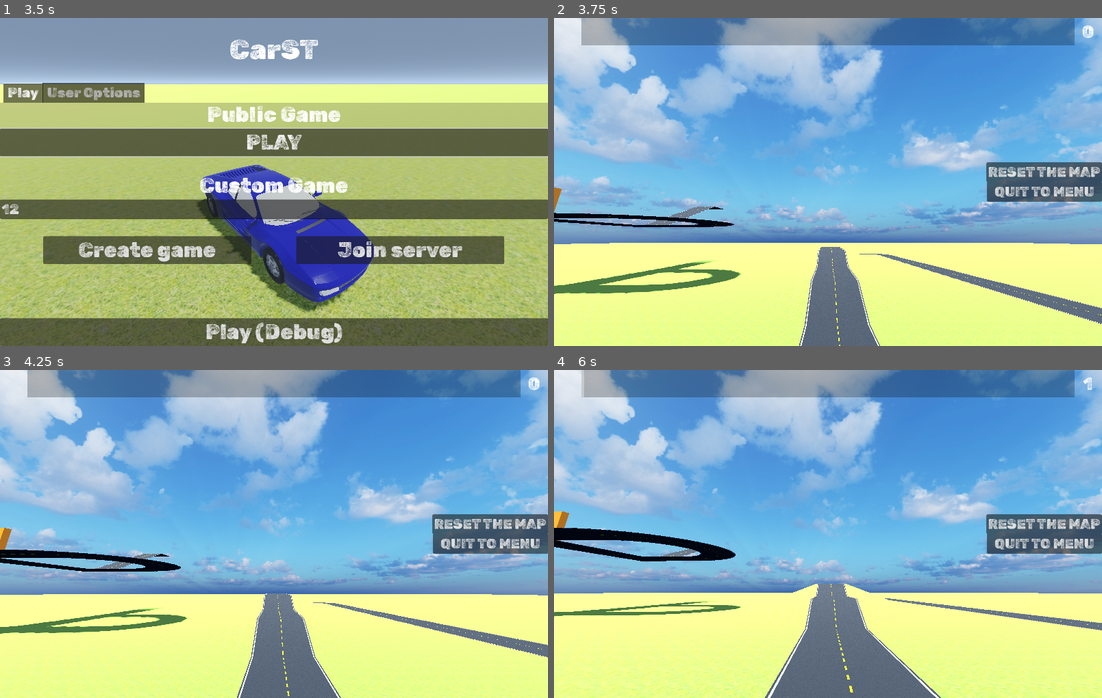
Above: before the commit, frames 1-4 (two rows, left to right).
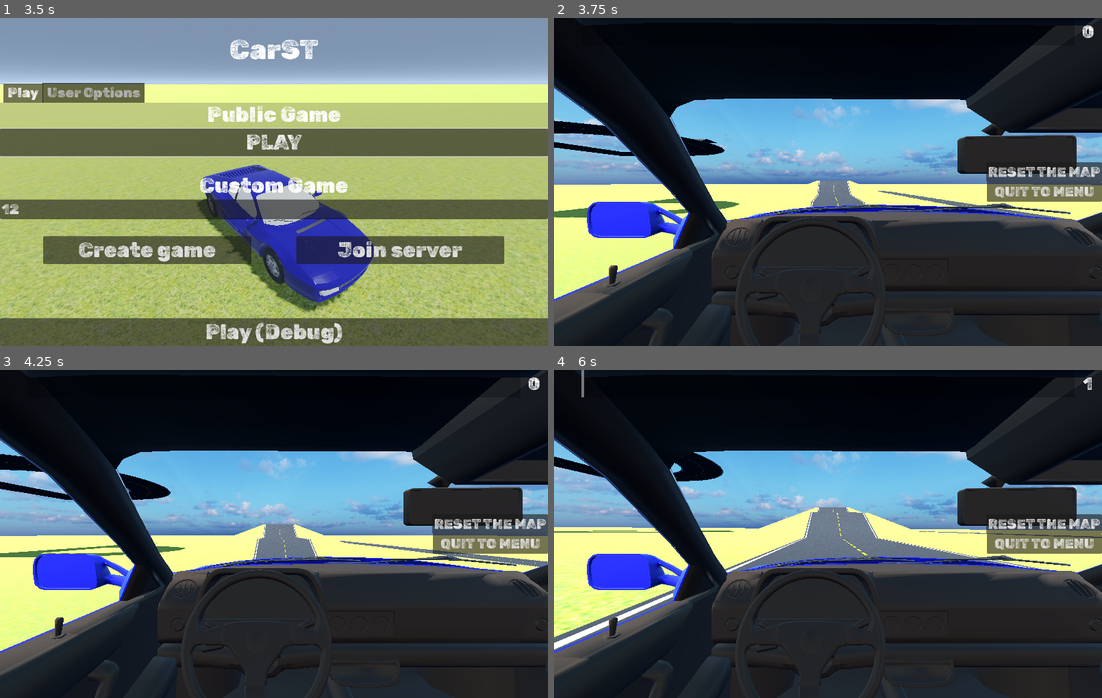
Above: after the commit, the same moments.

Repository: AlbePie/CarST
Game: Godot game, scene res://scenes/menu.tscn
The game is run twice, just before and just after one commit, with the same random seed, the same clock (stepped at 60 frames per second) and the same inputs.
Inputs (mouse positions are in pixels of both pictures, inside the frame that each line leads up to):
- Up to frame 1 (3.5 s): click (274, 208) at 0.52 s; type "12" at 0.6 s; click "PLAY" at 1.25 s; click "PLAY" at 2 s; click "Play (Debug)" at 2.75 s
- Up to frame 2 (3.75 s): click "Play (Debug)" at 3.5 s
- Up to frame 3 (4.25 s): no input
- Up to frame 4 (6 s): hold Right (ui_right) 4.28-5.03 s; tap Z (back_camera) at 4.35, 5.1, 5.85 s; hold Space (brake) 5.03-5.78 s; hold Right (ui_right) from 5.78 s (still down)

Frame 1 is identical in both runs. In frame 2, 93% of the frame differs, in the area x 0-100%, y 0-100%; in frame 3, 94%; in frame 4, 95%.

Commit message:
Implemented driver camera mode

Diff:
--- a/scripts/camera.gd
+++ b/scripts/camera.gd
@@ -5,6 +5,8 @@
 @export var camera_mode = CameraModes.BACK
 @export_group("Node References")
 @export var car:VehicleBody3D
+
+const driver_offset = Vector3(-0.3, .8, .2)
 
 func _ready():
 	_process(0)
@@ -17,7 +19,14 @@
 		camera_mode %= len(CameraModes)
 
 	match camera_mode:
-		_: # BACK AND FRONT, TEMPORARY DRIVER
+		CameraModes.DRIVER:
+			position = car.position
+			rotation = car.rotation
+			basis = basis.rotated(basis.y.normalized(), PI)
+			for i in range(3):
+				position += driver_offset[i] * basis[i]
+		_: # BACK AND FRONT
+			rotation_degrees = Vector3(-15, 0, 0)
 			rotation.y = car.rotation.y + (PI if camera_mode != CameraModes.FRONT else 0.)
 			position.x = car.position.x + 6 * sin(rotation.y)
 			position.z = car.position.z + 6 * cos(rotation.y)
--- a/scripts/cube_destroy.gd
+++ b/scripts/cube_destroy.gd
@@ -40,7 +40,7 @@
 
 func start_fading():
 	fade = true
-	custom_integrator = true
+	# custom_integrator = true
 	$"Cube collision".disabled = true
 
 func _on_detect_timer_timeout():
